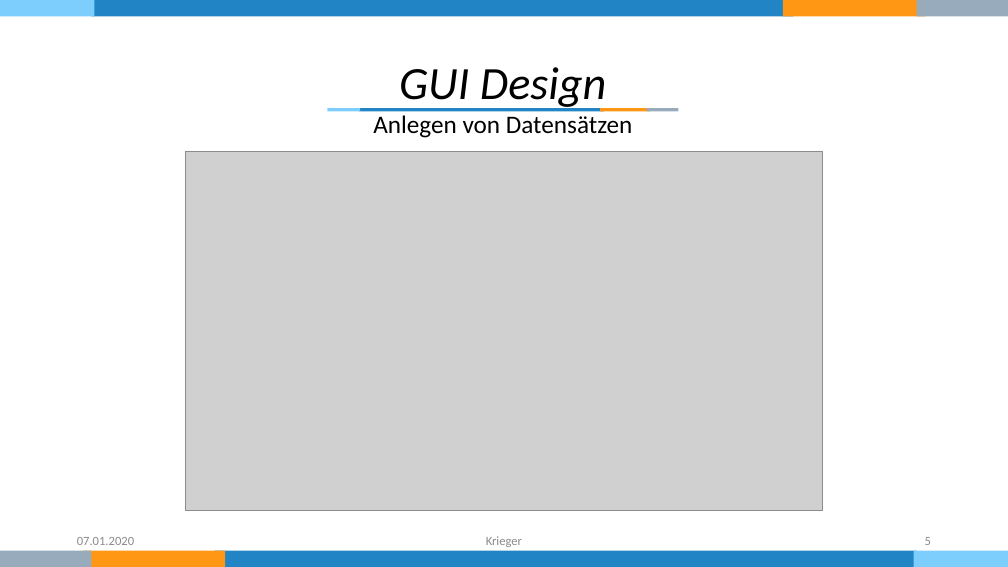
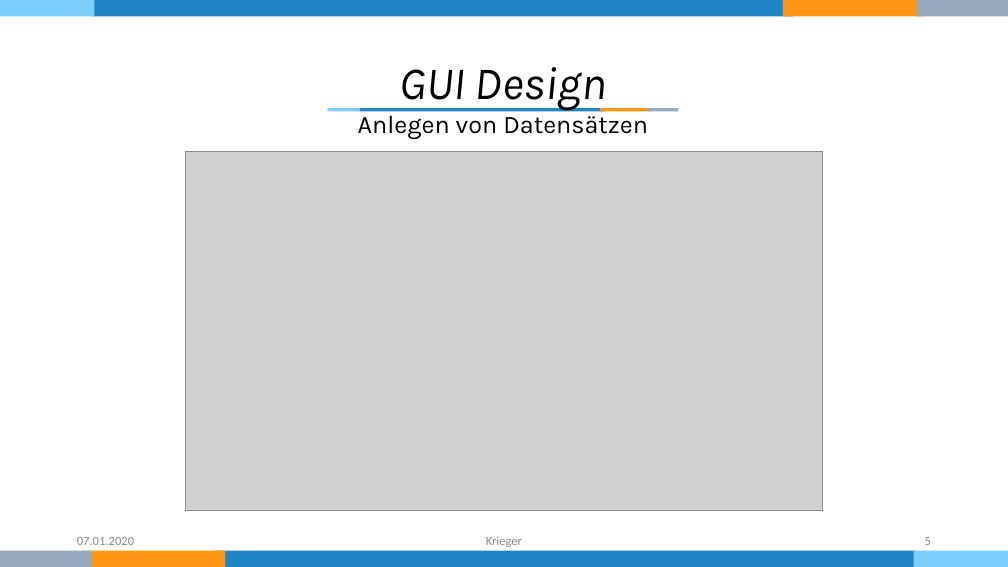
Before and after one commit to KriegersBlog/nordwind-tool, a slide deck: slide 5 of Dokumentation/Präsentation.pptx. Drawn at 1008x567 pixels with LibreOffice and Linux fonts; fonts in the diff are those of the drawing; grey boxes stand for pictures. Boxes give left, top, right and bottom in pixels: in the first picture for what was removed or moved away, otherwise in the second. Text is boxed around its words. In the diff, an @@ line names an element or a change of style, - is before the commit and + after.

```diff
--- a/Dokumentation/Präsentation.pptx
+++ b/Dokumentation/Präsentation.pptx
@@ text "GUI Design" at [399, 67, 607, 110]: font Calibri to Karla @@
@@ text "Anlegen von Datensätzen" at [358, 111, 648, 139]: font Calibri to Karla @@
```
Also in this commit, not shown: 4 other slides changed.
